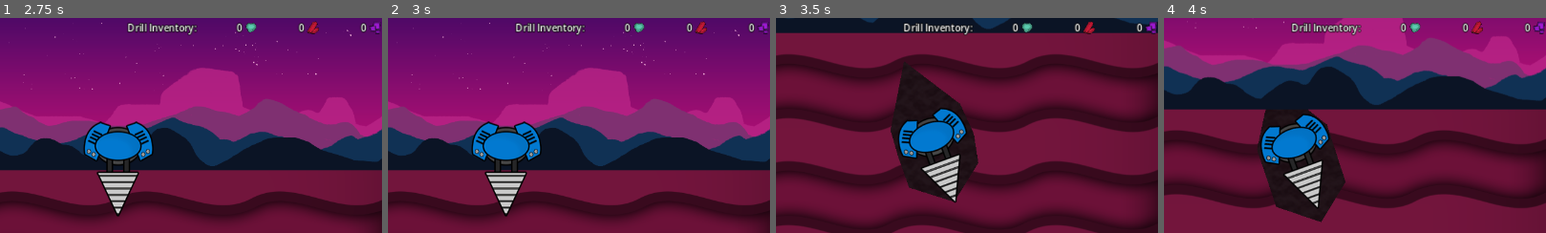
Above: before the commit, frames 1-4 (left to right).
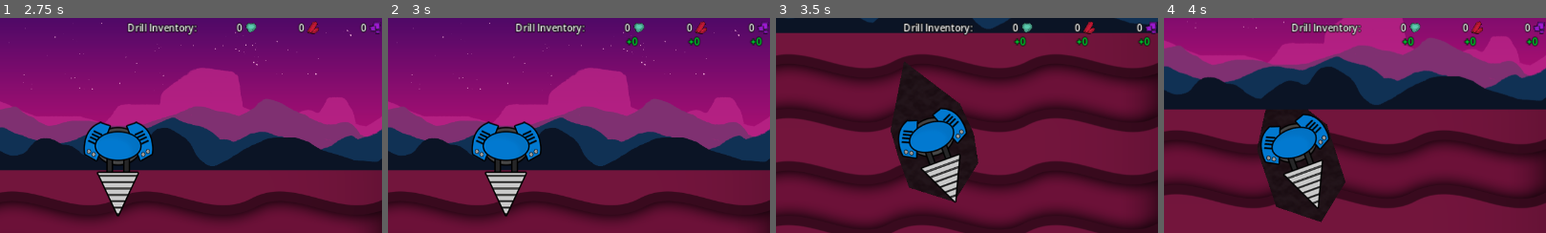
Above: after the commit, the same moments.

Repository: aNotSoCleverName/mechanicore
Game: Godot game, scene res://Main.tscn
The game is run twice, just before and just after one commit, with the same random seed, the same clock (stepped at 60 frames per second) and the same inputs.
Inputs:
- Up to frame 1 (2.75 s): click "Continue" at 0.5 s; click "Continue" at 1.25 s; click "Decline" at 2 s
- Up to frame 2 (3 s): tap Enter (ui_accept) at 2.75 s; hold Right (ui_right) from 2.78 s (still down); tap R at 2.85 s
- Up to frame 3 (3.5 s): keep holding Right (ui_right); tap Enter (ui_accept) at 3.02 s
- Up to frame 4 (4 s): release Right (ui_right) at 3.53 s; hold Down (ui_down) from 3.53 s (still down); tap R at 3.6 s; tap Enter (ui_accept) at 3.77 s
The pictures show only the part of the screen within x 20-70%, y 0-50%; the shares and areas given below are measured in that part.

Frame 1 is identical in both runs. In frame 2, 0.3% of the frame differs, in the area x 62-98%, y 8-14%; in frame 3, 0.3%; in frame 4, 0.3%.

Commit message:
Now shows gained ore amount

Diff:
--- a/Endless Run/Bomb/Bomb.gd
+++ b/Endless Run/Bomb/Bomb.gd
@@ -54,7 +54,7 @@
 			oreTypes.erase(lostOreType);
 	#endregion
 
+	SignalBus_EndlessRun.drill_explode.emit(lostOres);
 	drill._isDocked = true;
-	SignalBus_EndlessRun.drill_explode.emit(lostOres);
 	for oreType: Ore.EOreType in drill.inventory.keys():
 		drill.inventory[oreType] = 0;
--- /dev/null
+++ b/Endless Run/Top Bar/Inventory Change.gd
@@ -0,0 +1,57 @@
+extends VBoxContainer
+
+@onready var _onscreenTimer: Timer = $"Onscreen Timer";
+@onready var _fadeTimer: Timer = $"Fade Timer";
+
+@onready var _gainedAmountLabel: Label = $"Gained Amount";
+@onready var _lostAmountLabel: Label = $"Lost Amount";
+
+var _opacity: float = 1:
+	get:
+		return _opacity;
+	set(inValue):
+		_opacity = inValue;
+		self._gainedAmountLabel.self_modulate.a = _opacity;
+
+		if (abs(int(self._lostAmountLabel.text)) > 0):
+			self._lostAmountLabel.self_modulate.a = _opacity;
+		else:
+			self._lostAmountLabel.self_modulate.a = 0;
+
+func _ready():
+	self._opacity = 0;
+
+	var ancestorNode: Node = self.get_parent();
+	while !(ancestorNode is OreInventory):
+		ancestorNode = ancestorNode.get_parent();
+	var oreInventory: OreInventory = ancestorNode;
+
+	SignalBus_EndlessRun.drill_explode.connect(
+		func (inLostInventory: Dictionary):
+			self._lostAmountLabel.text = str(-inLostInventory[oreInventory.oreType]);
+	);
+	SignalBus_EndlessRun.drill_change_dock.connect(
+		func (inIsDocked: bool, inDrill: Drill):
+			if (!inIsDocked):
+				return;
+
+			self._gainedAmountLabel.text = "+" + str(inDrill.inventory[oreInventory.oreType]);
+
+			self._opacity = 1;
+			self._onscreenTimer.start();
+	)
+
+	self._onscreenTimer.timeout.connect(
+		func ():
+			self._onscreenTimer.stop();
+			self._fadeTimer.start();
+	);
+
+	self._fadeTimer.timeout.connect(
+		func ():
+			if (self._opacity <= 0):
+				self._fadeTimer.stop();
+				return;
+
+			self._opacity -= 0.05;
+	)
--- a/Endless Run/Top Bar/Lost Amount.gd
+++ /dev/null
@@ -1,32 +0,0 @@
-extends Label
-
-func _on_tree_entered():
-	self.self_modulate.a = 0;
-
-	var ancestorNode: Node = self.get_parent();
-	while !(ancestorNode is OreInventory):
-		ancestorNode = ancestorNode.get_parent();
-	var oreInventory: OreInventory = ancestorNode;
-
-	SignalBus_EndlessRun.drill_explode.connect(
-		func (inLostInventory: Dictionary):
-			self.text = str(-inLostInventory[oreInventory.oreType]);
-			self.self_modulate.a = 1;
-
-			$"Onscreen Timer".start();
-	);
-
-	$"Onscreen Timer".timeout.connect(
-		func ():
-			$"Onscreen Timer".stop();
-			$"Fade Timer".start();
-	);
-
-	$"Fade Timer".timeout.connect(
-		func ():
-			if (self.self_modulate.a <= 0):
-				$"Fade Timer".stop();
-				return;
-
-			self.self_modulate.a -= 0.1;
-	)
--- a/Endless Run/Top Bar/Ore Inventory.tscn
+++ b/Endless Run/Top Bar/Ore Inventory.tscn
@@ -1,8 +1,13 @@
-[gd_scene load_steps=5 format=3 uid="uid://qe41hew0ptdg"]
+[gd_scene load_steps=6 format=3 uid="uid://qe41hew0ptdg"]
 
 [ext_resource type="Script" path="res://Endless Run/Top Bar/Ore Inventory.gd" id="1_4i217"]
 [ext_resource type="LabelSettings" uid="uid://ij0ls7r7u6aq" path="res://Label Style - Outline Size16.tres" id="2_4j0hc"]
-[ext_resource type="Script" path="res://Endless Run/Top Bar/Lost Amount.gd" id="3_43b44"]
+[ext_resource type="Script" path="res://Endless Run/Top Bar/Inventory Change.gd" id="3_43b44"]
+
+[sub_resource type="LabelSettings" id="LabelSettings_ktmi8"]
+font_color = Color(0, 0.999818, 0.234432, 1)
+outline_size = 5
+outline_color = Color(0, 0, 0, 1)
 
 [sub_resource type="LabelSettings" id="LabelSettings_5oesj"]
 font_color = Color(0.999818, 0.136995, 0.204151, 1)
@@ -23,22 +28,31 @@
 label_settings = ExtResource("2_4j0hc")
 horizontal_alignment = 2
 
-[node name="Lost Amount" type="Label" parent="Amount"]
-layout_mode = 1
+[node name="Inventory Change" type="VBoxContainer" parent="Amount"]
+layout_mode = 0
 offset_left = 45.0
 offset_top = 23.0
 offset_right = 85.0
-offset_bottom = 46.0
+offset_bottom = 73.0
+script = ExtResource("3_43b44")
+
+[node name="Onscreen Timer" type="Timer" parent="Amount/Inventory Change"]
+wait_time = 3.0
+
+[node name="Fade Timer" type="Timer" parent="Amount/Inventory Change"]
+wait_time = 0.05
+
+[node name="Gained Amount" type="Label" parent="Amount/Inventory Change"]
+layout_mode = 2
+text = "0"
+label_settings = SubResource("LabelSettings_ktmi8")
+horizontal_alignment = 2
+
+[node name="Lost Amount" type="Label" parent="Amount/Inventory Change"]
+layout_mode = 2
 text = "-0"
 label_settings = SubResource("LabelSettings_5oesj")
 horizontal_alignment = 2
-script = ExtResource("3_43b44")
-
-[node name="Onscreen Timer" type="Timer" parent="Amount/Lost Amount"]
-wait_time = 3.0
-
-[node name="Fade Timer" type="Timer" parent="Amount/Lost Amount"]
-wait_time = 0.1
 
 [node name="Icon" type="TextureRect" parent="."]
 custom_minimum_size = Vector2(20, 20)
@@ -46,4 +60,3 @@
 expand_mode = 2
 
 [connection signal="tree_entered" from="." to="." method="_on_tree_entered"]
-[connection signal="tree_entered" from="Amount/Lost Amount" to="Amount/Lost Amount" method="_on_tree_entered"]
